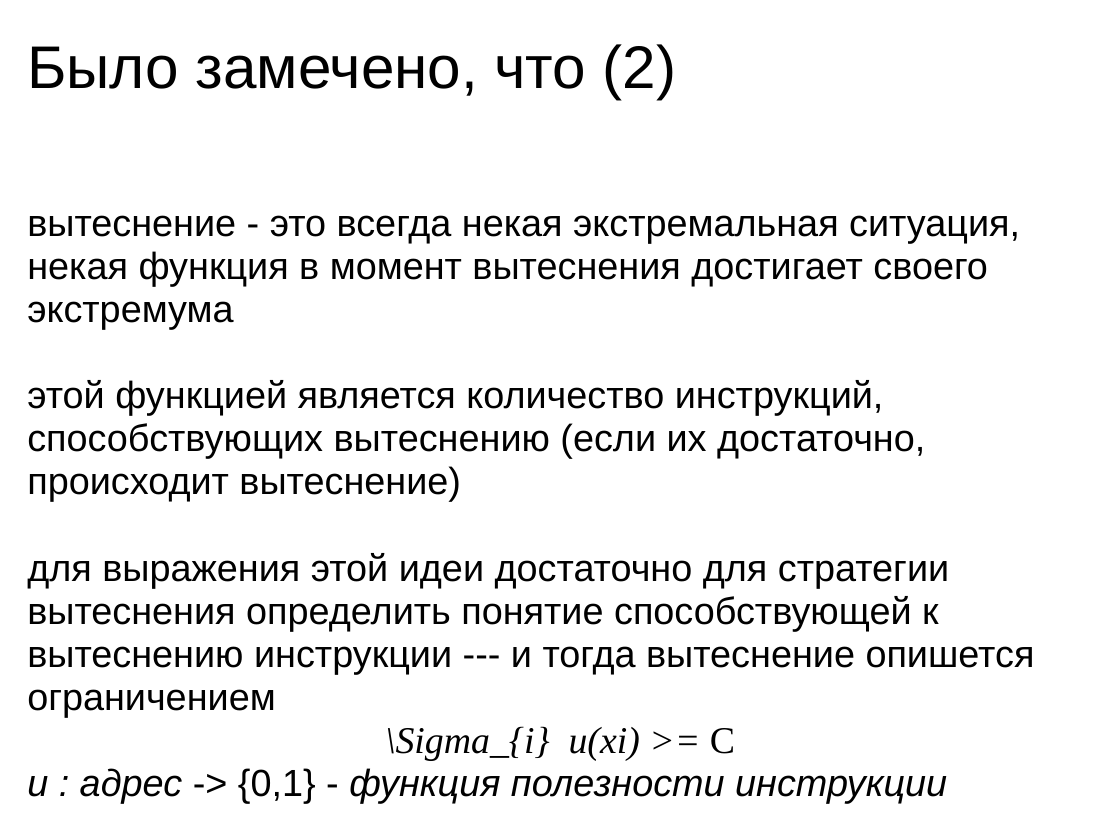
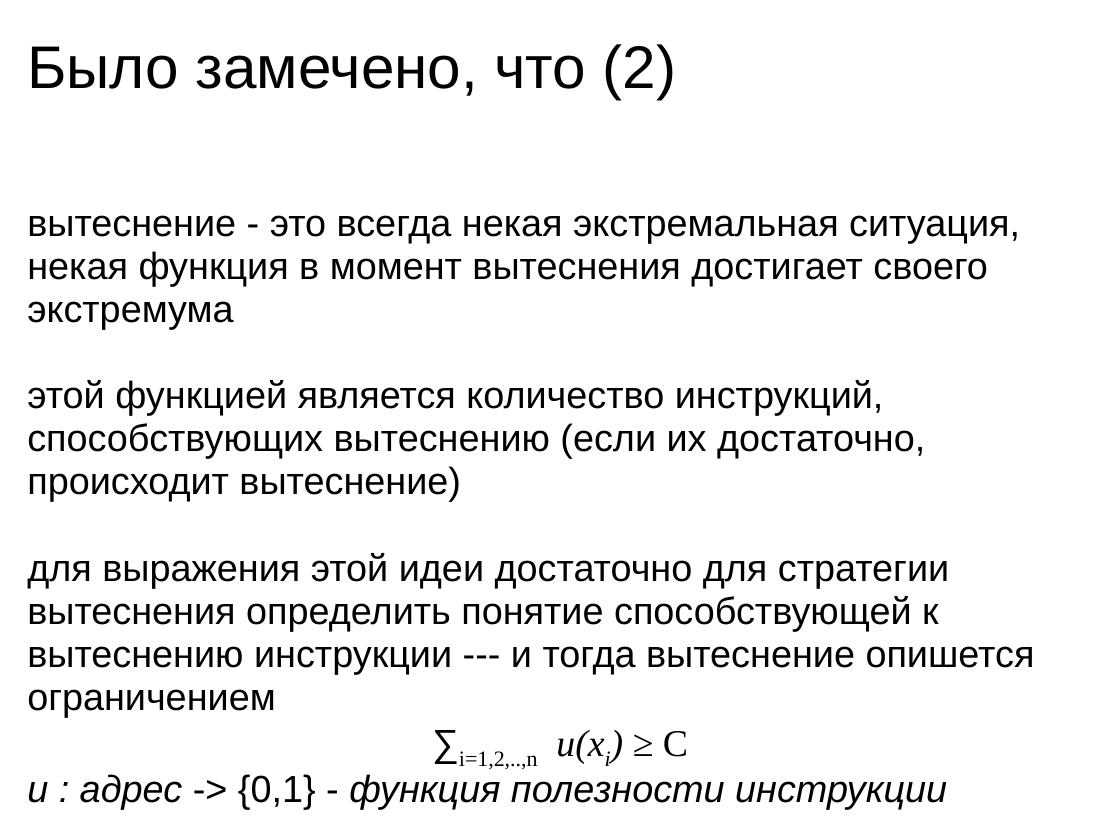
Before and after one commit to kornevgen/tesla-project, a slide deck: slide 24 of papers/THESIS/talks/ivan2010/ivan2010.ppt. Drawn at 1120x840 pixels with LibreOffice and Linux fonts; fonts in the diff are those of the drawing. Boxes give left, top, right and bottom in pixels: in the first picture for what was removed or moved away, otherwise in the second. Text is boxed around its words. In the diff, an @@ line names an element or a change of style, - is before the commit and + after.

```diff
--- a/papers/THESIS/talks/ivan2010/ivan2010.ppt
+++ b/papers/THESIS/talks/ivan2010/ivan2010.ppt
@@ text at <box>459,730,688,770</box>: text changed; italic off @@
-\Sigma_{i} u(xi) >= C
+∑i=1,2,..,n u(xi) ≥ C
```
Also in this commit, not shown: 15 other slides changed, 1 slide added, 3 slides removed.
